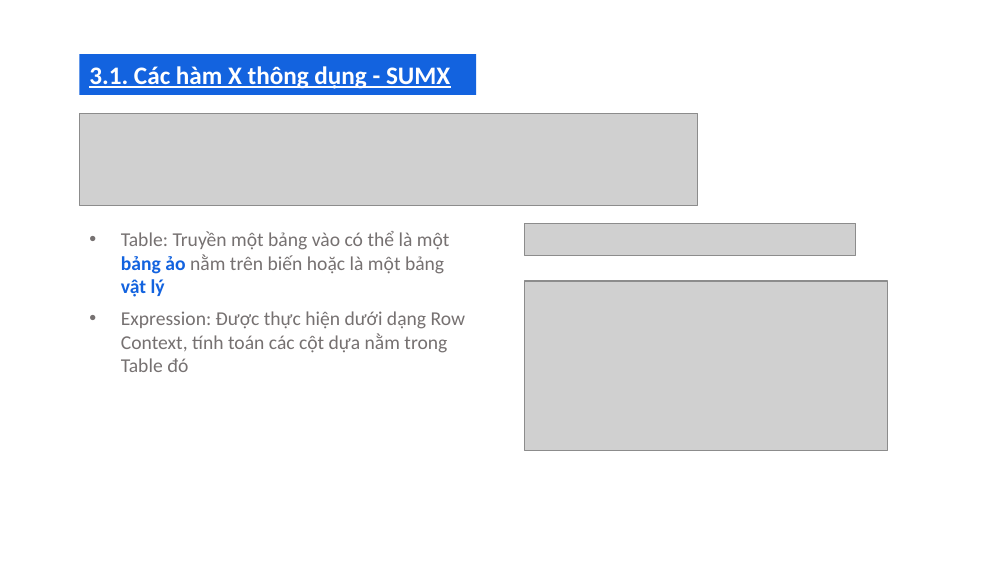
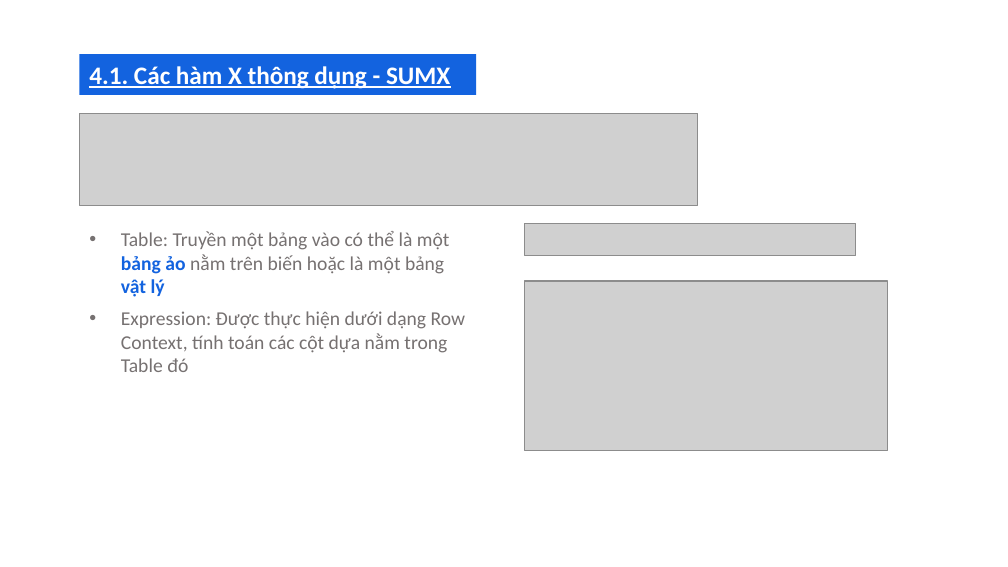
Before and after one commit to hoanghce/Training, a slide deck: slide 42 of Training DKSH.pptx. Drawn at 1008x567 pixels with LibreOffice and Linux fonts; fonts in the diff are those of the drawing; grey boxes stand for pictures. Boxes give left, top, right and bottom in pixels: in the first picture for what was removed or moved away, otherwise in the second. Text is boxed around its words. In the diff, an @@ line names an element or a change of style, - is before the commit and + after.

```diff
--- a/Training DKSH.pptx
+++ b/Training DKSH.pptx
@@ text in rectangle at (89, 66, 450, 89): text changed @@
-3.1. Các hàm X thông dụng - SUMX
+4.1. Các hàm X thông dụng - SUMX
```
Also in this commit, not shown: 4 other slides changed.
